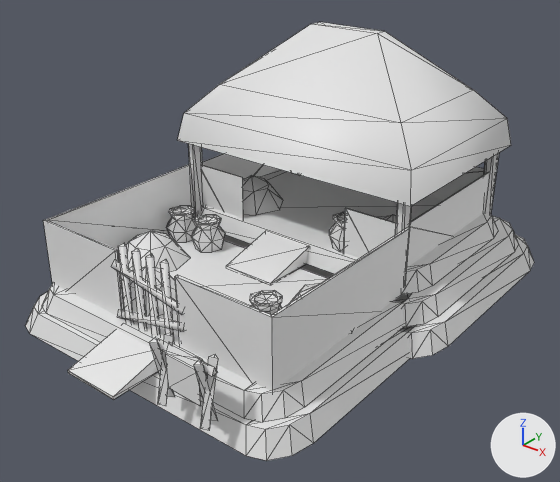
The COLLADA model art/meshes/structural/swcreek/corral.dae as it was, and as the next commit left it.
One viewpoint serves both versions: a 50 mm camera at (15.92, -19.04, 13.54) aimed at (0.62, 0.08, 1.68). Every picture has the same lights, and +X, +Y and +Z are marked at lower right. The older version comes first. Mesh edges are drawn as thin lines. Where no turn or scale is listed for an object, it has been applied to the vertices.

Before the edit, the objects in view are built like this:
```python
me_esfera_034 = bpy.data.meshes.new('Esfera.034')
me_esfera_034.from_pydata(...)  # 694 vertices, 1090 faces; spans x -6.6..6.7, y -8.0..9.8, z -0.9..8.3
me_esfera_034.materials.append(mat_textura_swift_creek_002)  # its picture is missing
ob_corral = bpy.data.objects.new('corral', me_esfera_034)
ob_corral.location = (0.0, 0.0, 0.0)
```
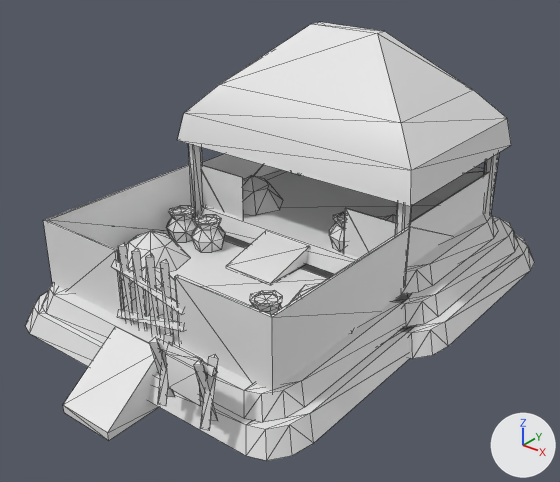
Where the newer file only moved an object's origin or applied its transform, the numbers keep the older frame.

Changed parts and their boxes [x1, y1, x2, y2] in the pictures (560 x 482 px; the box of a moved part takes in the faces that stretch with it):
part 1 of me_esfera_034, moved or reshaped: before [68, 330, 158, 400]; after [63, 327, 159, 441]
part 2 of me_esfera_034, shading changed: before [68, 31, 511, 408]; after [63, 31, 511, 441]

The change, as a diff of the scene's bpy script:
```diff
--- a/art/meshes/structural/swcreek/corral.dae.py
+++ b/art/meshes/structural/swcreek/corral.dae.py
@@ me_esfera_034 @@
 # used by ob_corral; location = (0.0, 0.0, 0.0)
-me_esfera_034.from_pydata(...)  # 694 vertices, 1090 faces; spans x -6.6..6.7, y -8.0..9.8, z -0.9..8.3
+me_esfera_034.from_pydata(...)  # 694 vertices, 1090 faces; spans x -6.6..6.7, y -8.4..9.8, z -1.4..8.3
+# me_esfera_034 part 1: the loose piece of 8 vertices spanning x -1.0..1.1, y -8.0..-5.8, z -0.1..0.6 is scaled about its middle by (1, 1, 3), then moved by (0.0, -0.3, -0.6)
+# me_esfera_034 part 2: edges marked sharp go from 416 to 823
 me_esfera_034.materials.append(mat_textura_swift_creek_002)
```
